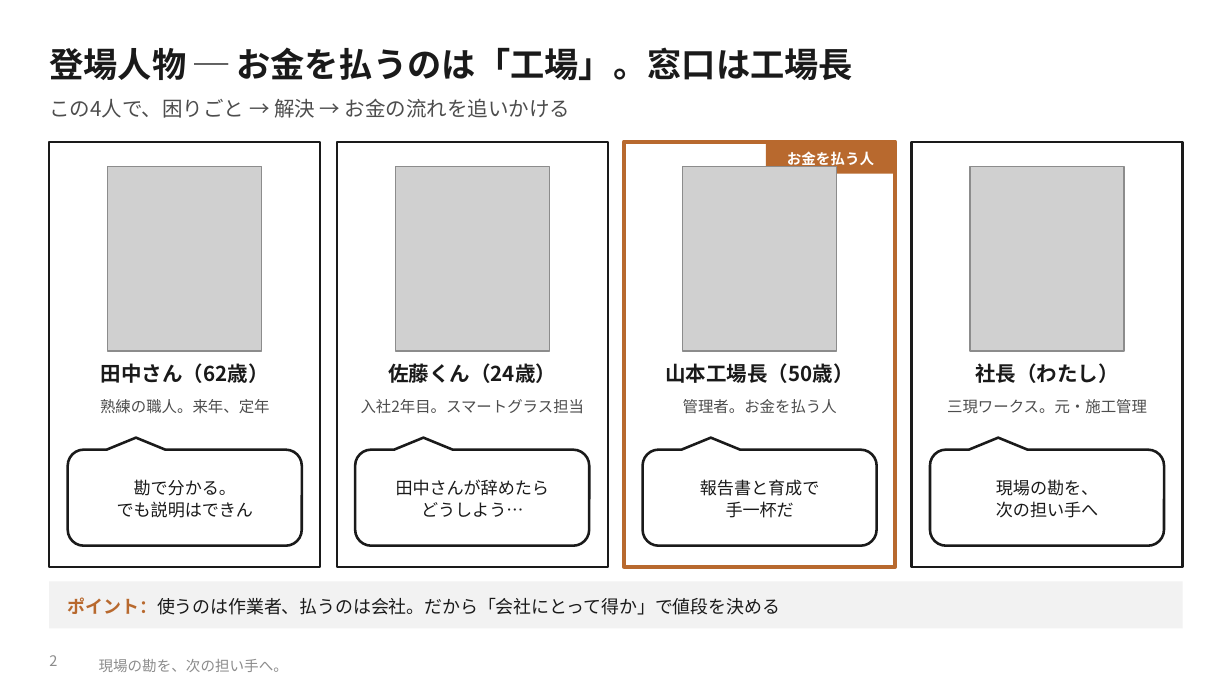
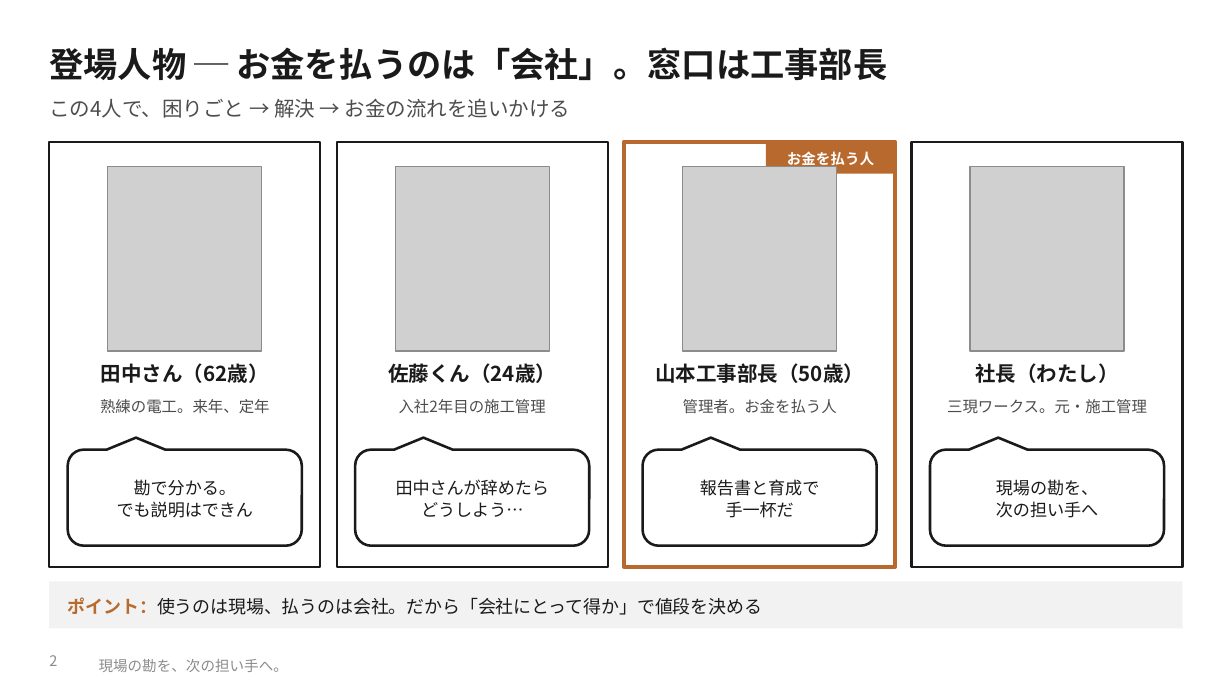
Before and after one commit to SEITOSHIKI/-ai-commute-audio-, a slide deck: slide 2 of deck/令和の虎_やさしい版_マンガでわかる収益構造.pptx. Drawn at 1232x693 pixels with LibreOffice and Linux fonts; fonts in the diff are those of the drawing; grey boxes stand for pictures; background and template pictures are left out. Boxes give left, top, right and bottom in pixels: in the first picture for what was removed or moved away, otherwise in the second. Text is boxed around its words. In the diff, an @@ line names an element or a change of style, - is before the commit and + after.

```diff
--- a/deck/令和の虎_やさしい版_マンガでわかる収益構造.pptx
+++ b/deck/令和の虎_やさしい版_マンガでわかる収益構造.pptx
@@ text at box(49, 47, 887, 80): text changed @@
-登場人物 ─ お金を払うのは「工場」。窓口は工場長
+登場人物 ─ お金を払うのは「会社」。窓口は工事部長
@@ text at box(655, 363, 864, 383): text changed @@
-山本工場長（50歳）
+山本工事部長（50歳）
@@ text at box(100, 399, 270, 414): text changed @@
-熟練の職人。来年、定年
+熟練の電工。来年、定年
@@ text at box(399, 399, 546, 414): text changed @@
-入社2年目。スマートグラス担当
+入社2年目の施工管理
@@ text at box(68, 597, 762, 615): text changed @@
-ポイント：使うのは作業者、払うのは会社。だから「会社にとって得か」で値段を決める
+ポイント：使うのは現場、払うのは会社。だから「会社にとって得か」で値段を決める
```
Also in this commit, not shown: 9 other slides changed, 1 slide added, 16 other files.
